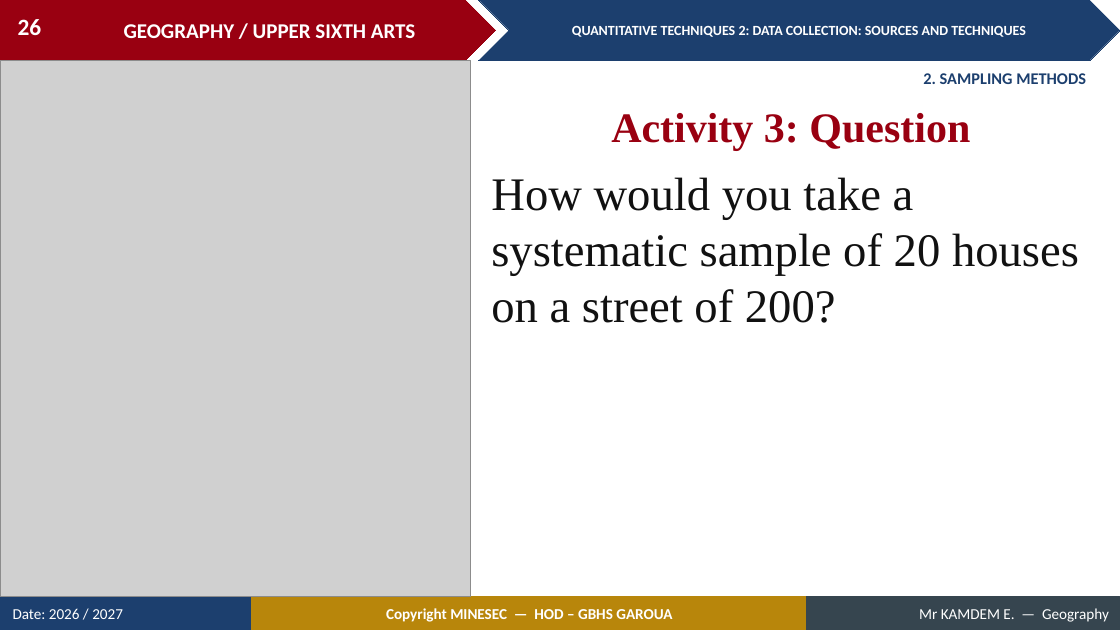
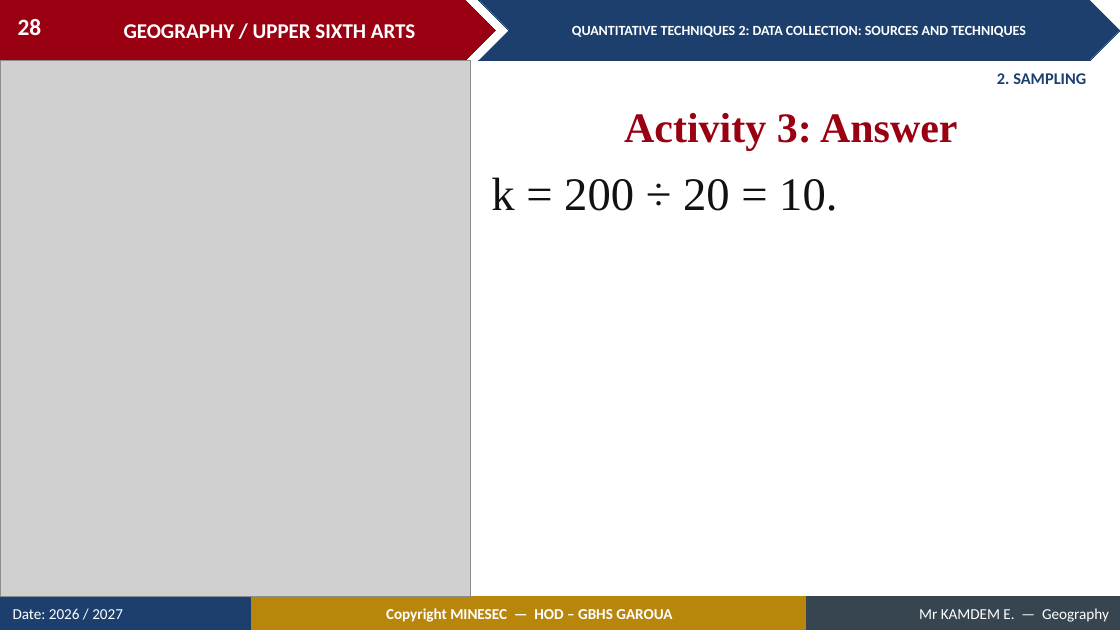
Before and after one commit to Berthautk/linea-github, a slide deck: slide 28 of lecons/USA/Practical Geography/11_USA_PRA_QT02_Data_Collection_Sources_and_Techniques.pptx (slide 26 before the commit). Drawn at 1120x630 pixels with LibreOffice and Linux fonts; fonts in the diff are those of the drawing; grey boxes stand for pictures. Boxes give left, top, right and bottom in pixels: in the first picture for what was removed or moved away, otherwise in the second. Text is boxed around its words. In the diff, an @@ line names an element or a change of style, - is before the commit and + after.

```diff
--- a/lecons/USA/Practical Geography/11_USA_PRA_QT02_Data_Collection_Sources_and_Techniques.pptx
+++ b/lecons/USA/Practical Geography/11_USA_PRA_QT02_Data_Collection_Sources_and_Techniques.pptx
@@ page number at (18,19,42,35): text changed @@
-26
+28
@@ text at (997,73,1086,84): text changed @@
-2. SAMPLING METHODS
+2. SAMPLING
@@ text at (624,113,958,150): text changed @@
-Activity 3: Question
+Activity 3: Answer
@@ text at (491,177,837,211): text changed @@
-How would you take a systematic sample of 20 houses on a street of 200?
+k = 200 ÷ 20 = 10.
```
Also in this commit, not shown: 43 other slides changed, 14 slides added, 7 slides removed, 55 other files.
